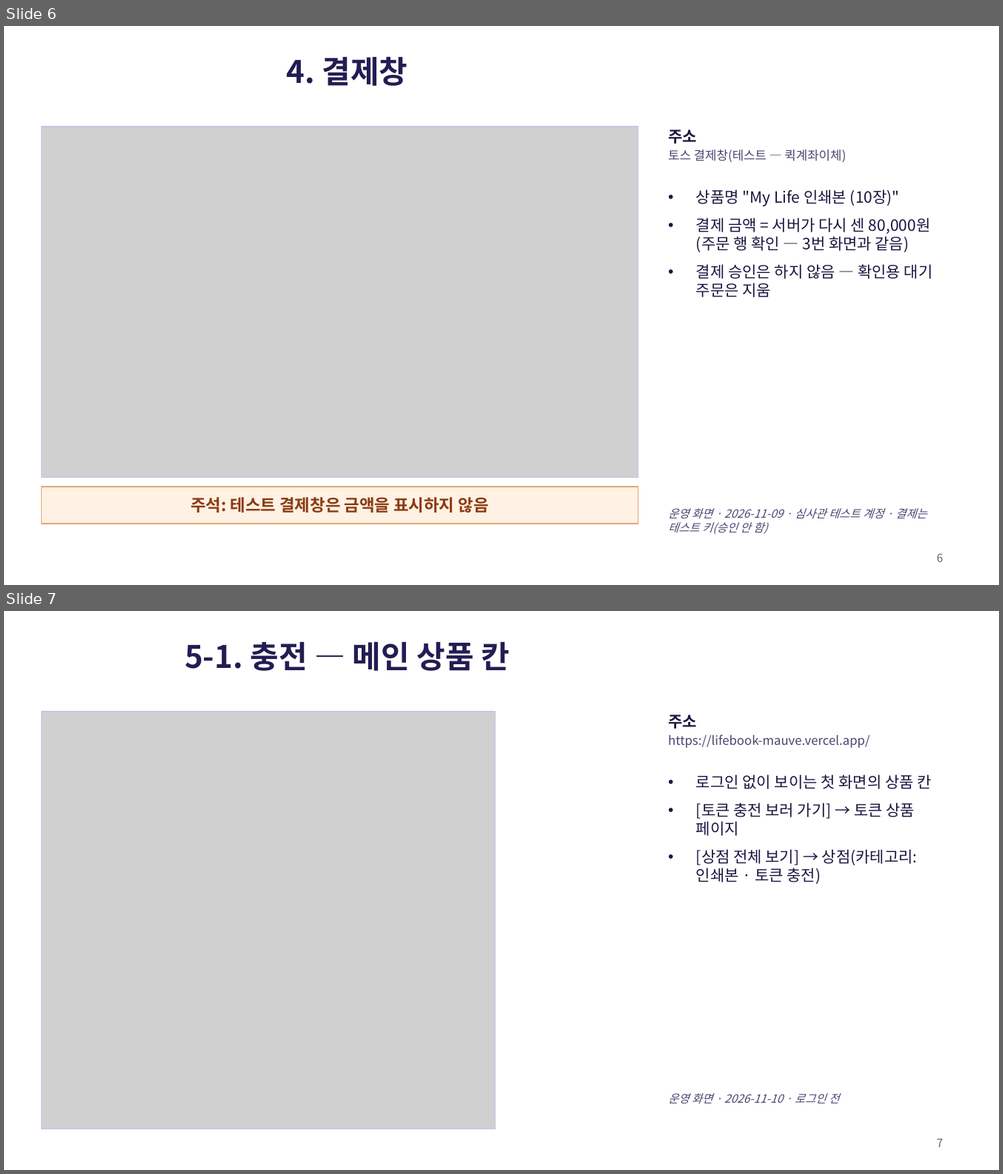
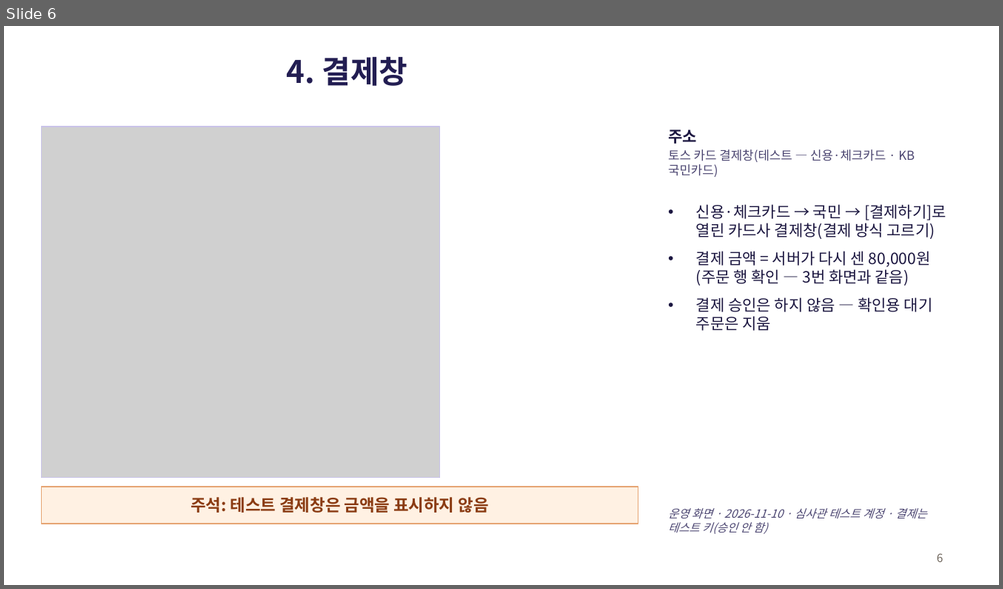
Before and after one commit to sml122900/lifebook, a slide deck: docs/toss/lifebook-결제경로.pptx. Shown one above the other, each under a label of ours: slides 6 and 7 before the commit, slide 6 after it. The pictures are 1003x1174 and 1003x589 pixels, drawn with LibreOffice and Linux fonts; fonts in the diff are those of the drawing; grey boxes stand for pictures. Boxes give left, top, right and bottom in pixels: in the first picture for what was removed or moved away, otherwise in the second. Text is boxed around its words. In the diff, an @@ line names an element or a change of style, - is before the commit and + after.

```diff
--- a/docs/toss/lifebook-결제경로.pptx
+++ b/docs/toss/lifebook-결제경로.pptx
@@ slide 7 removed at box(4, 611, 999, 1170), background #FFFFFF @@
@@ title removed at box(185, 641, 509, 671) @@
-5-1. 충전 — 메인 상품 칸
@@ picture removed at box(41, 712, 495, 1130) @@
@@ rectangle removed at box(41, 712, 495, 1130) @@
@@ text removed at box(668, 715, 930, 884) @@
-주소
-https://lifebook-mauve.vercel.app/
-• 로그인 없이 보이는 첫 화면의 상품 칸
-• [토큰 충전 보러 가기] → 토큰 상품 페이지
-• [상점 전체 보기] → 상점(카테고리: 인쇄본 · 토큰 충전)
@@ text removed at box(668, 1093, 839, 1104) @@
-운영 화면 · 2026-11-10 · 로그인 전
@@ page number removed at box(936, 1139, 943, 1147) @@
-7
@@ slide 6 changed as well @@
@@ rectangle: place and size @@
-rectangle at box(41, 127, 638, 478)
+rectangle at box(41, 127, 440, 478)
@@ picture: place and size @@
-picture at box(41, 127, 638, 478)
+picture at box(41, 127, 440, 478)
@@ text at box(668, 150, 946, 239): text changed @@
-토스 결제창(테스트 — 퀵계좌이체)
-• 상품명 "My Life 인쇄본 (10장)"
+토스 카드 결제창(테스트 — 신용·체크카드 · KB국민카드)
+• 신용·체크카드 → 국민 → [결제하기]로 열린 카드사 결제창(결제 방식 고르기)
@@ text at box(668, 508, 927, 534): text changed @@
-운영 화면 · 2026-11-09 · 심사관 테스트 계정 · 결제는 테스트 키(승인 안 함)
+운영 화면 · 2026-11-10 · 심사관 테스트 계정 · 결제는 테스트 키(승인 안 함)
```
Also in this commit, not shown: 8 other slides changed, 2 other files.
